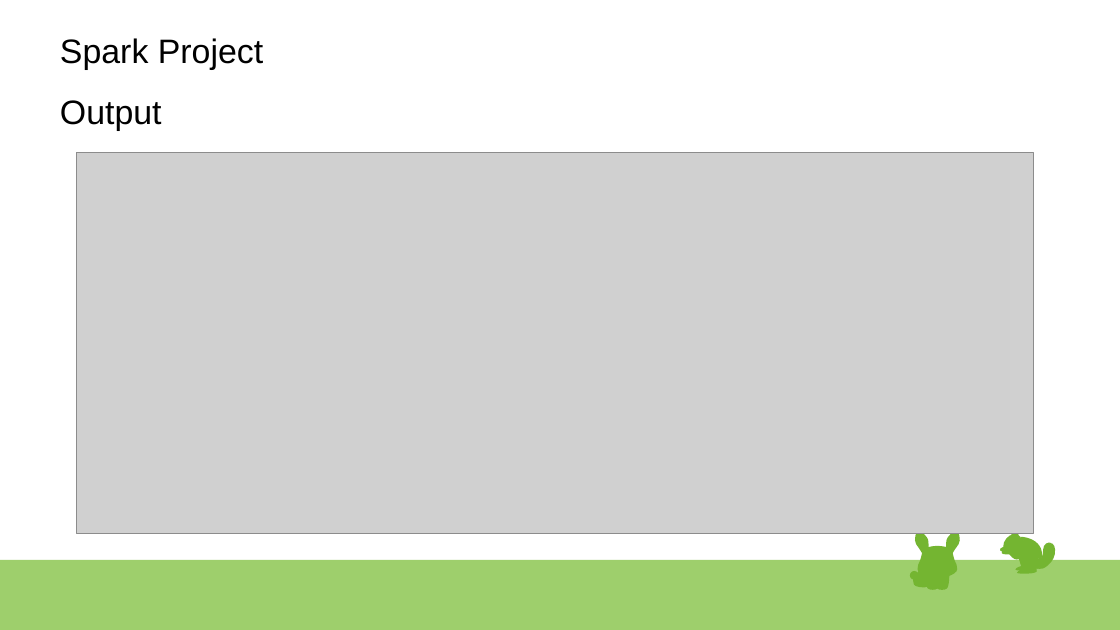
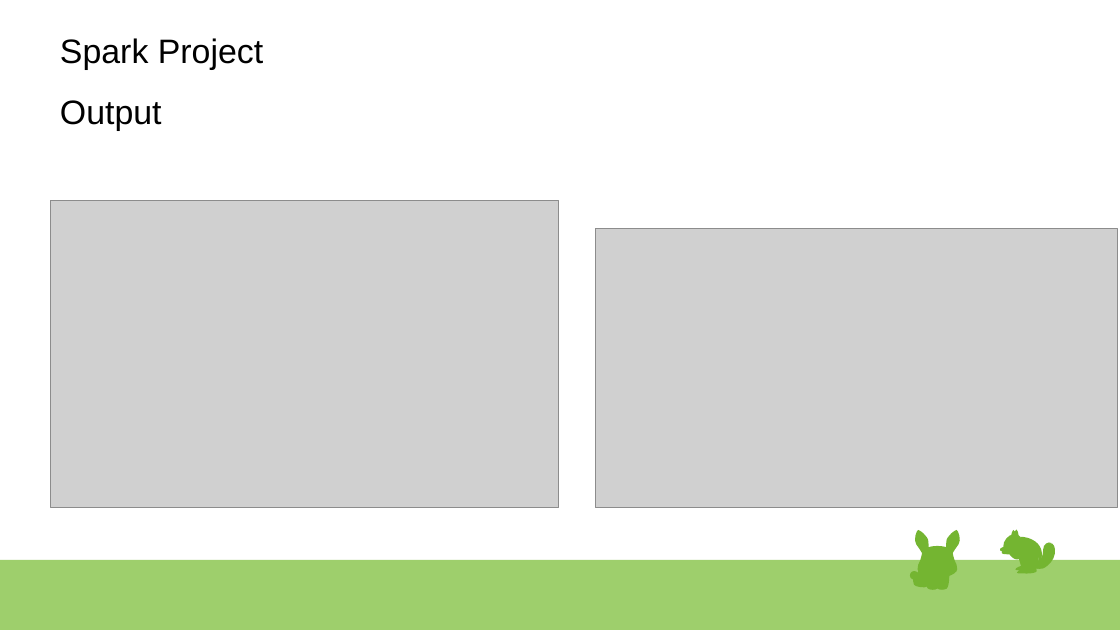
Before and after one commit to xuangiap10/bigdata, a slide deck: slide 27 of bigDataProj_18_19.pptx (slide 28 before the commit). Drawn at 1120x630 pixels with LibreOffice and Linux fonts; fonts in the diff are those of the drawing; grey boxes stand for pictures. Boxes give left, top, right and bottom in pixels: in the first picture for what was removed or moved away, otherwise in the second. Text is boxed around its words. In the diff, an @@ line names an element or a change of style, - is before the commit and + after.

Commit message:
[Hang] spark function

```diff
--- a/bigDataProj_18_19.pptx
+++ b/bigDataProj_18_19.pptx
@@ picture removed at <box>76,152,1034,534</box> @@
@@ picture added at <box>51,200,559,508</box> @@
@@ picture added at <box>596,229,1118,508</box> @@
@@ freeform shape at <box>1014,533,1018,541</box>: outline redrawn @@
```
Also in this commit, not shown: 28 other slides changed, 1 slide removed, 1 other file.
